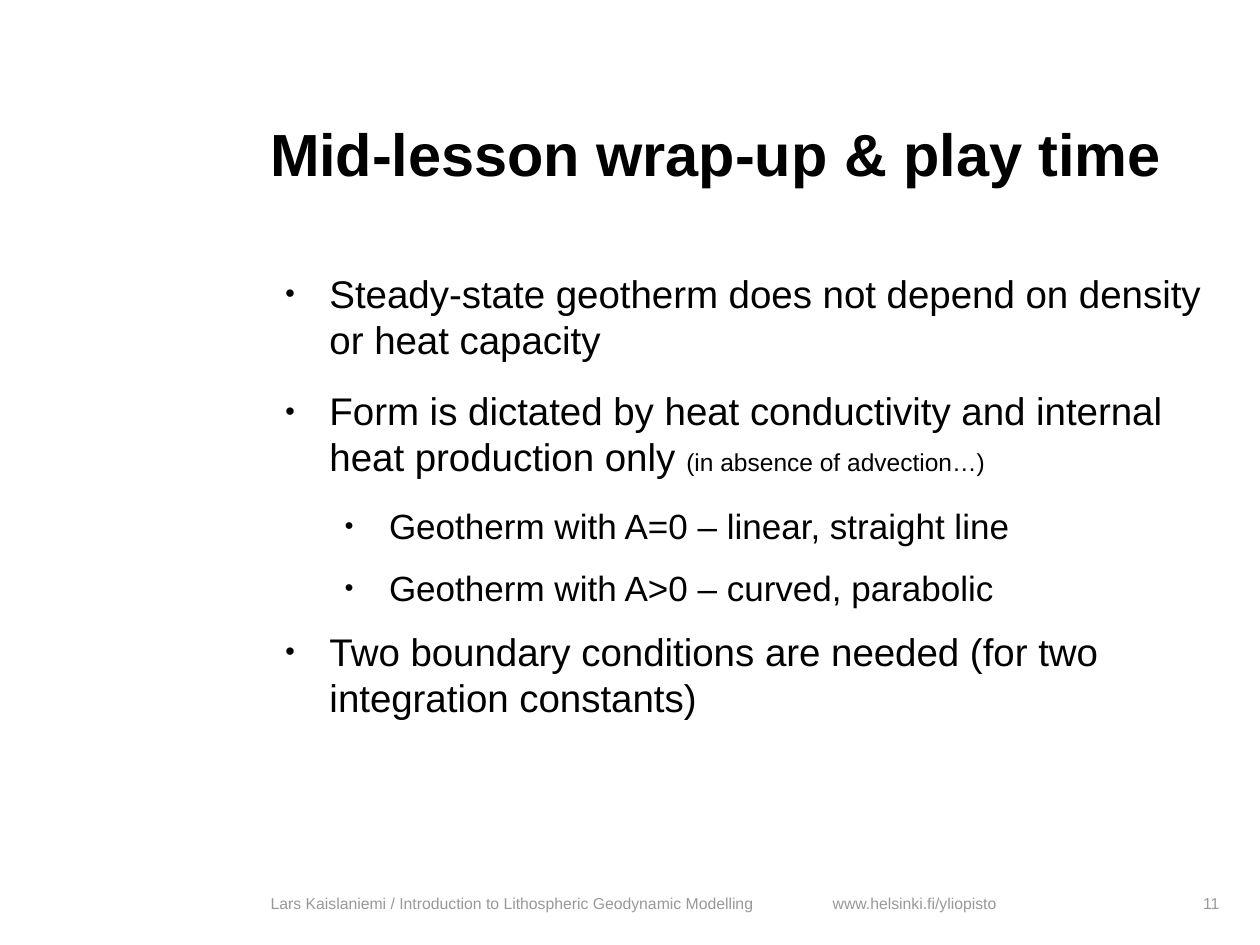
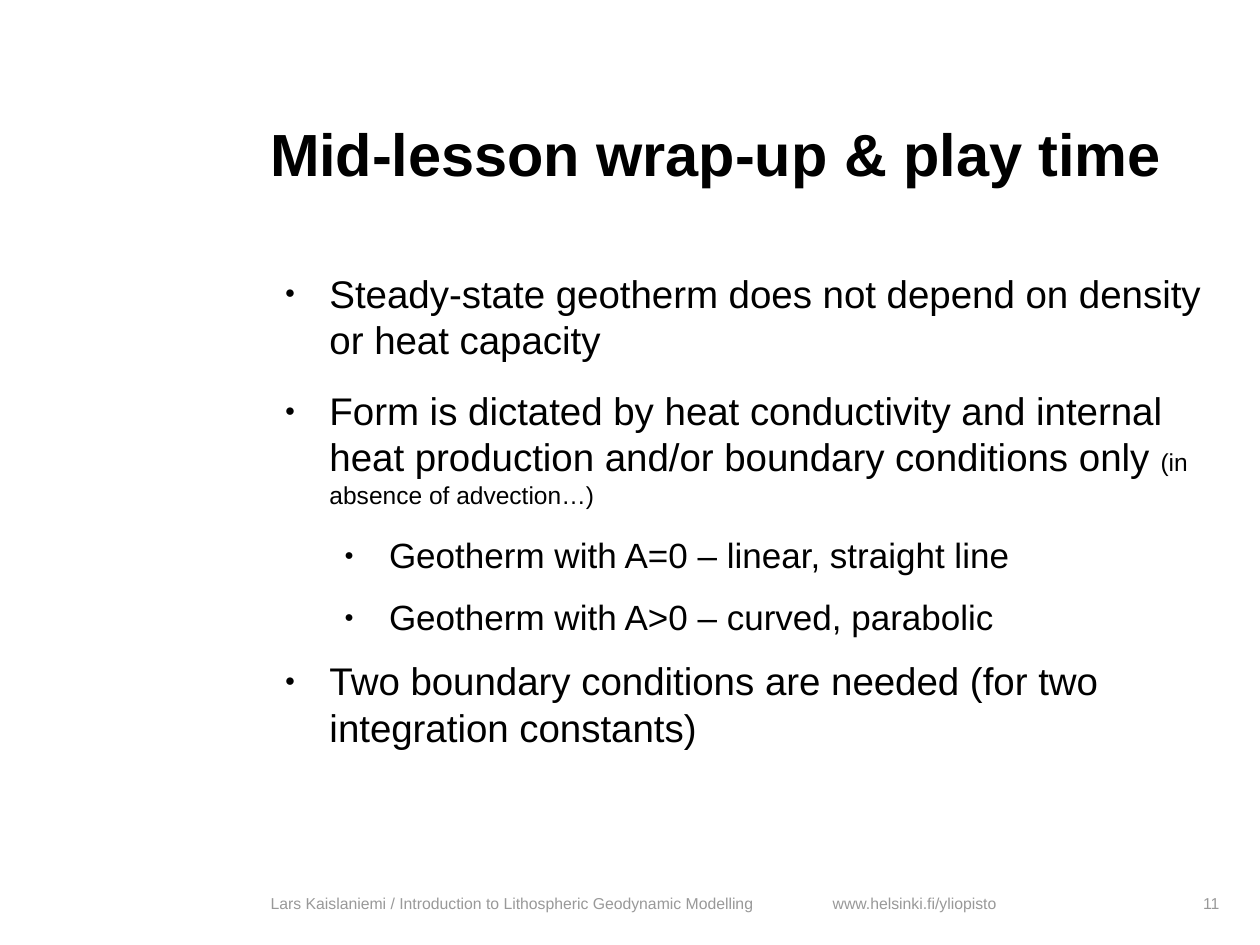
Before and after one commit to HUGG/NGWM2016-modelling-course, a slide deck: slide 11 of Lessons/03-Analytical-solutions-heat-transfer/heat_transfer_analytical.odp. Drawn at 1260x945 pixels with LibreOffice and Linux fonts; fonts in the diff are those of the drawing; background and template pictures are left out. Boxes give left, top, right and bottom in pixels: in the first picture for what was removed or moved away, otherwise in the second. Text is boxed around its words. In the diff, an @@ line names an element or a change of style, - is before the commit and + after.

Commit message:
Lessons 03 and 05 final

```diff
--- a/Lessons/03-Analytical-solutions-heat-transfer/heat_transfer_analytical.odp
+++ b/Lessons/03-Analytical-solutions-heat-transfer/heat_transfer_analytical.odp
@@ text at box(329, 397, 1188, 509): text changed @@
-● Form is dictated by heat conductivity and internal heat production only (in absence of advection…)
+● Form is dictated by heat conductivity and internal heat production and/or boundary conditions only (in absence of advection…)
```
Also in this commit, not shown: 12 other slides changed, 2 other files.
